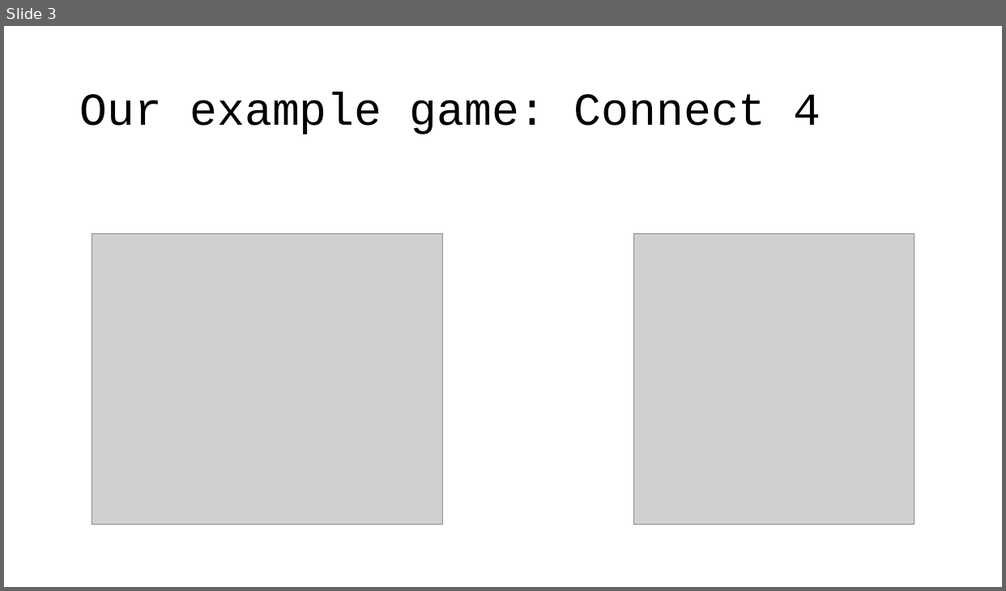
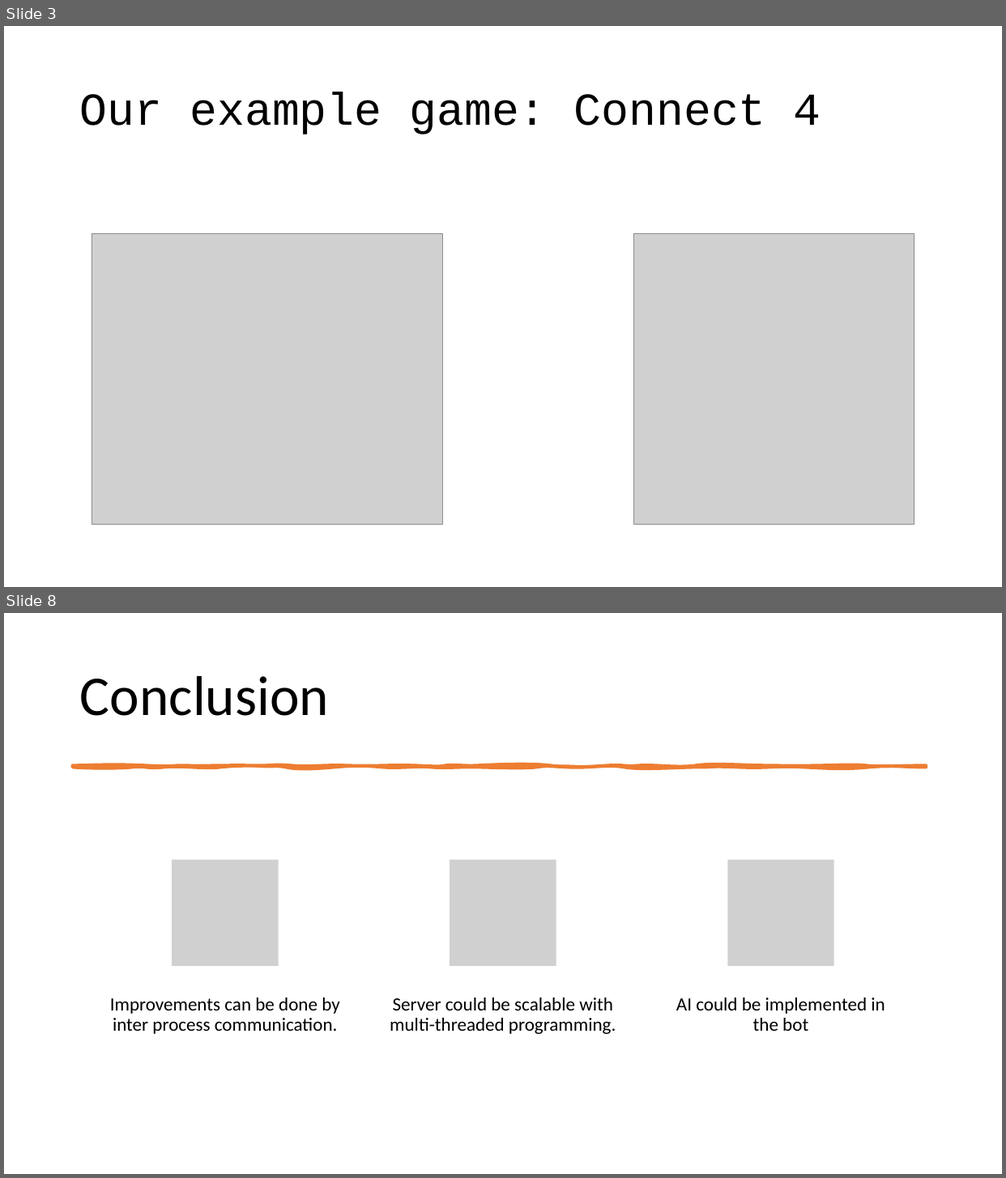
Before and after one commit to rahman-ashik/Demo-Game-Server, a slide deck: Game Server.pptx. Shown one above the other, each under a label of ours: slide 3 before the commit, slides 3 and 8 after it; the slides between them are not shown. The pictures are 1006x591 and 1006x1178 pixels, drawn with LibreOffice and Linux fonts; fonts in the diff are those of the drawing; grey boxes stand for pictures. Boxes give left, top, right and bottom in pixels: in the first picture for what was removed or moved away, otherwise in the second. Text is boxed around its words. In the diff, an @@ line names an element or a change of style, - is before the commit and + after.

```diff
--- a/Game Server.pptx
+++ b/Game Server.pptx
@@ slide 8 added at (4, 613, 1002, 1174), background #FFFFFF @@
@@ title added at (80, 676, 329, 716), 54 pt, text #000000 @@
+Conclusion
@@ freeform shape added at (73, 766, 927, 767), fill #ED7D31, outline #ED7D31 3.25 pt @@
@@ group added at (110, 860, 884, 1034): 3 pictures, 3 texts @@
+Improvements can be done by inter process communication.
+Server could be scalable with multi-threaded programming.
+AI could be implemented in the bot
```
Also in this commit, not shown: 6 slides changed, 1 other slide added, 1 slide removed, 3 other files.
